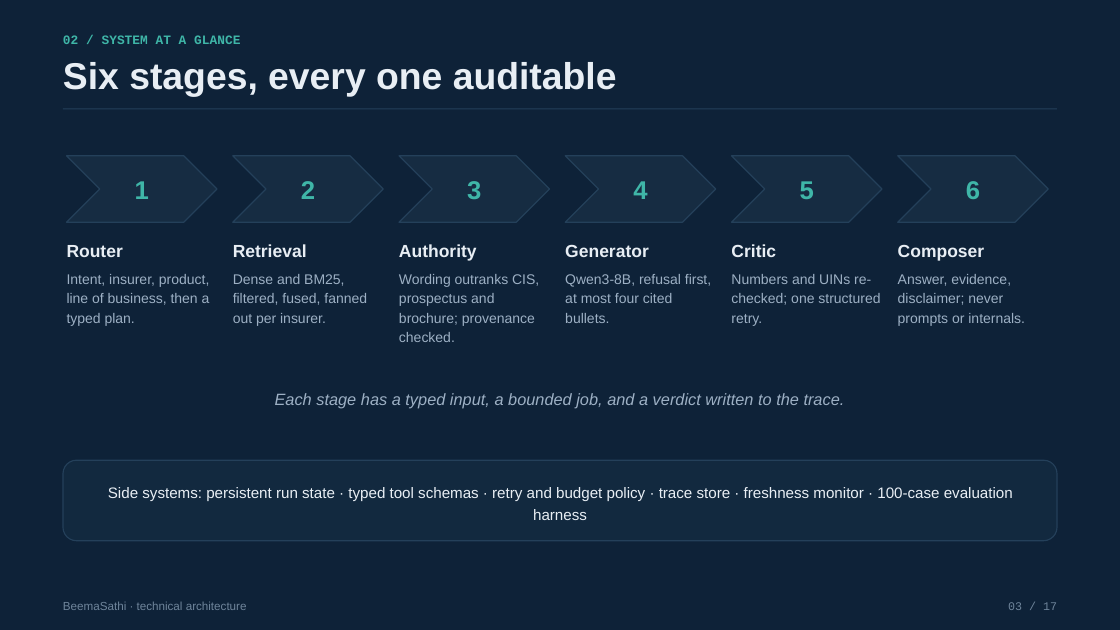
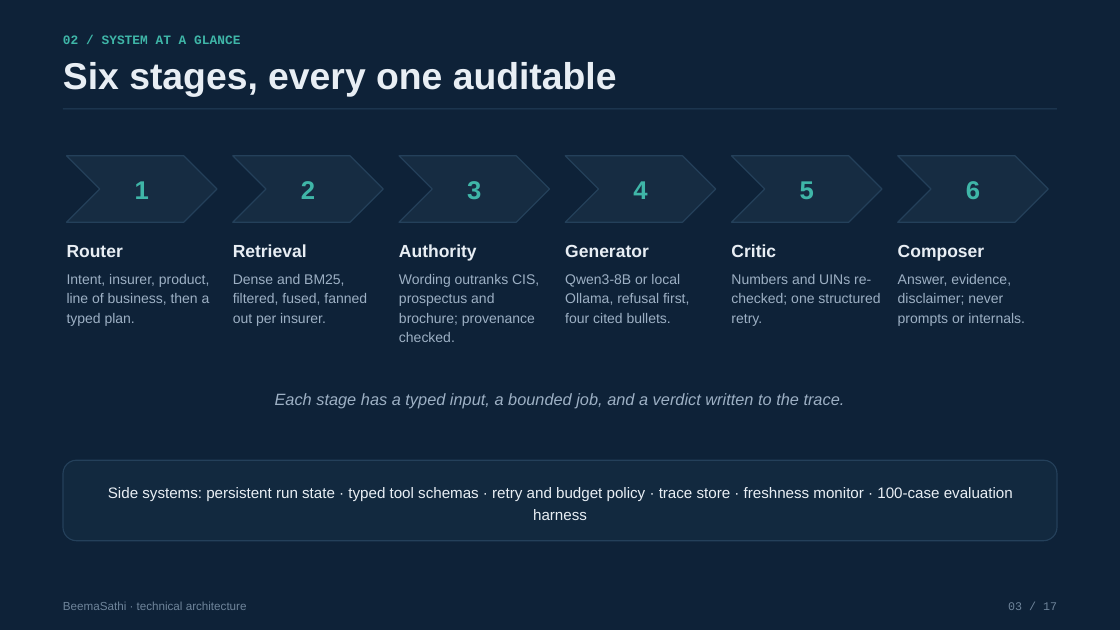
Before and after one commit to satishify/beemasathi, a slide deck: slide 3 of demo/BeemaSathi_Technical_Deck.pptx. Drawn at 1120x630 pixels with LibreOffice and Linux fonts; fonts in the diff are those of the drawing. Boxes give left, top, right and bottom in pixels: in the first picture for what was removed or moved away, otherwise in the second. Text is boxed around its words. In the diff, an @@ line names an element or a change of style, - is before the commit and + after.

```diff
--- a/demo/BeemaSathi_Technical_Deck.pptx
+++ b/demo/BeemaSathi_Technical_Deck.pptx
@@ text at [565,274,689,323]: text changed @@
-Qwen3-8B, refusal first, at most four cited bullets.
+Qwen3-8B or local
+Ollama, refusal first,
+four cited bullets.
```
Also in this commit, not shown: 4 other slides changed, 4 other files.
